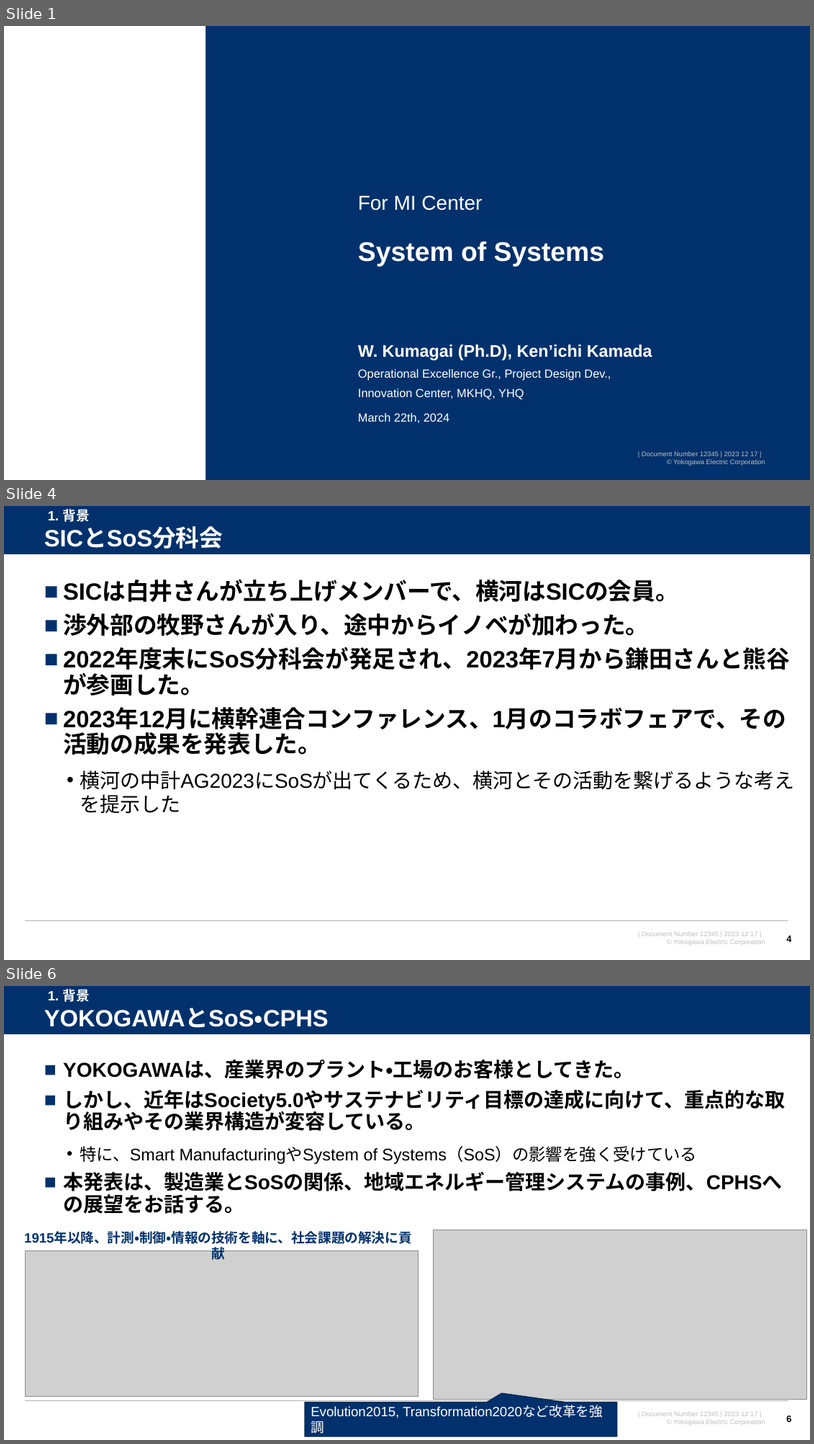
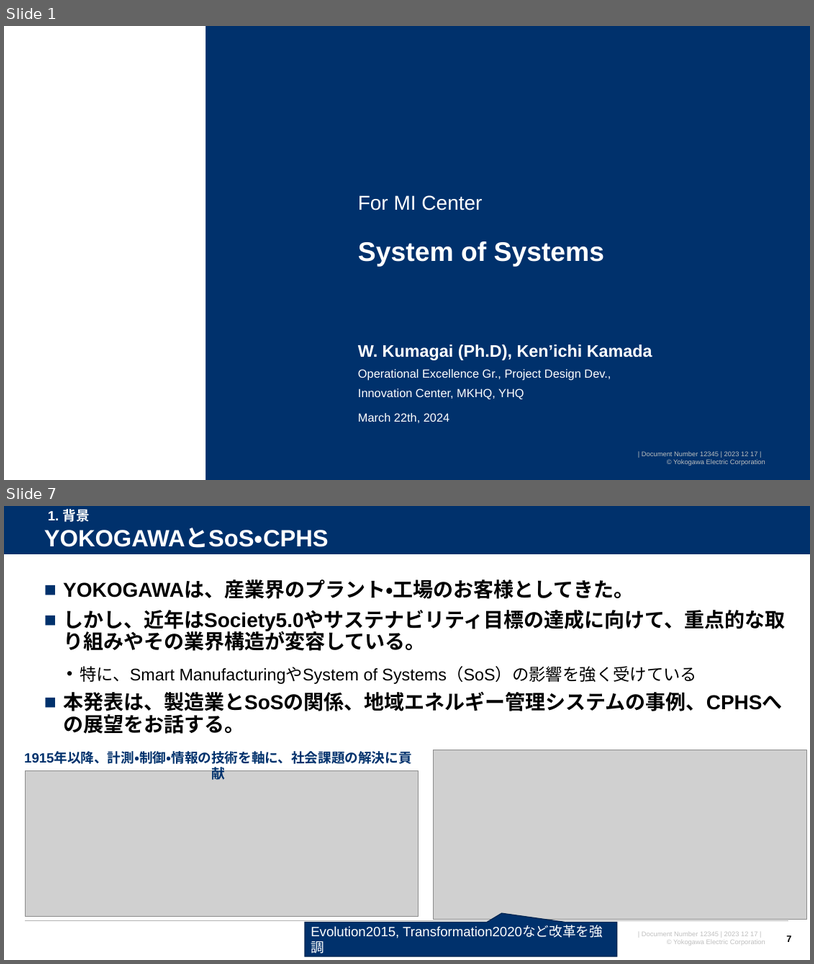
Before and after one commit to watarukumagai-git/opt, a slide deck: SoS/240322_SoS_kumagai.pptx. Shown one above the other, each under a label of ours: slides 1, 4 and 6 before the commit, slides 1 and 7 after it; the slides between them are not shown. The pictures are 814x1444 and 814x964 pixels, drawn with LibreOffice and Linux fonts; fonts in the diff are those of the drawing; grey boxes stand for pictures; background and template pictures are left out. Boxes give left, top, right and bottom in pixels: in the first picture for what was removed or moved away, otherwise in the second. Text is boxed around its words. In the diff, an @@ line names an element or a change of style, - is before the commit and + after.

```diff
--- a/SoS/240322_SoS_kumagai.pptx
+++ b/SoS/240322_SoS_kumagai.pptx
@@ slide 4 removed at <box>4,506,810,960</box>, background #FFFFFF; not listed: 4 template elements that a slide beside it also shows @@
@@ text removed at <box>48,509,90,522</box> @@
-1. 背景
@@ text removed at <box>44,528,223,548</box> @@
-SICとSoS分科会
@@ text removed at <box>63,581,795,813</box> @@
-■ SICは白井さんが立ち上げメンバーで、横河はSICの会員。
-■ 渉外部の牧野さんが入り、途中からイノベが加わった。
-■ 2022年度末にSoS分科会が発足され、2023年7月から鎌田さんと熊谷が参画した。
-■ 2023年12月に横幹連合コンファレンス、1月のコラボフェアで、その活動の成果を発表した。
-  • 横河の中計AG2023にSoSが出てくるため、横河とその活動を繋げるような考えを提示した
@@ page number removed at <box>787,935,792,942</box> @@
-4
@@ what was slide 6 is now slide 7 @@
@@ page number at <box>787,935,792,942</box>: text changed @@
-6
+7
```
Also in this commit, not shown: 5 slides changed, 4 slides added, 1 other slide removed, 1 other file.
